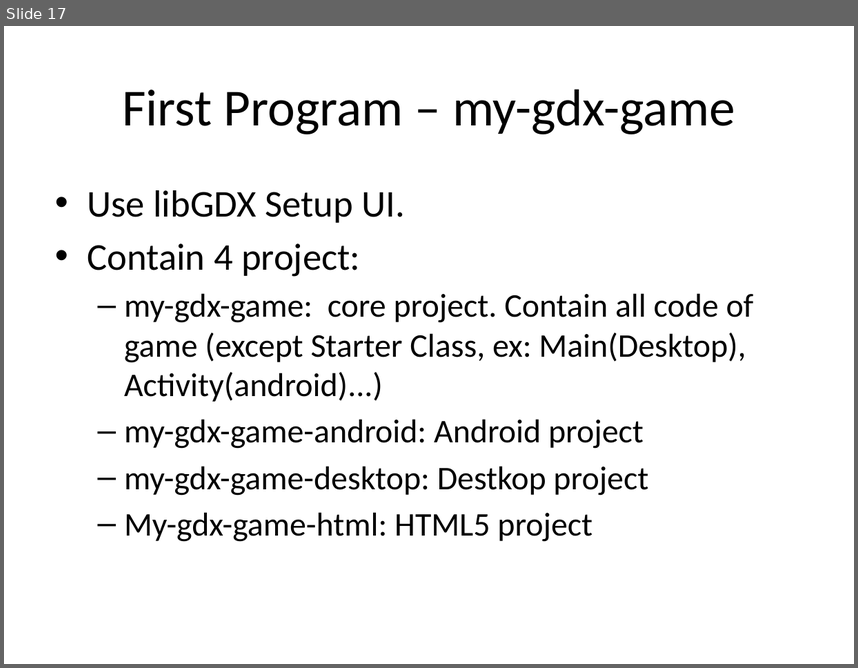
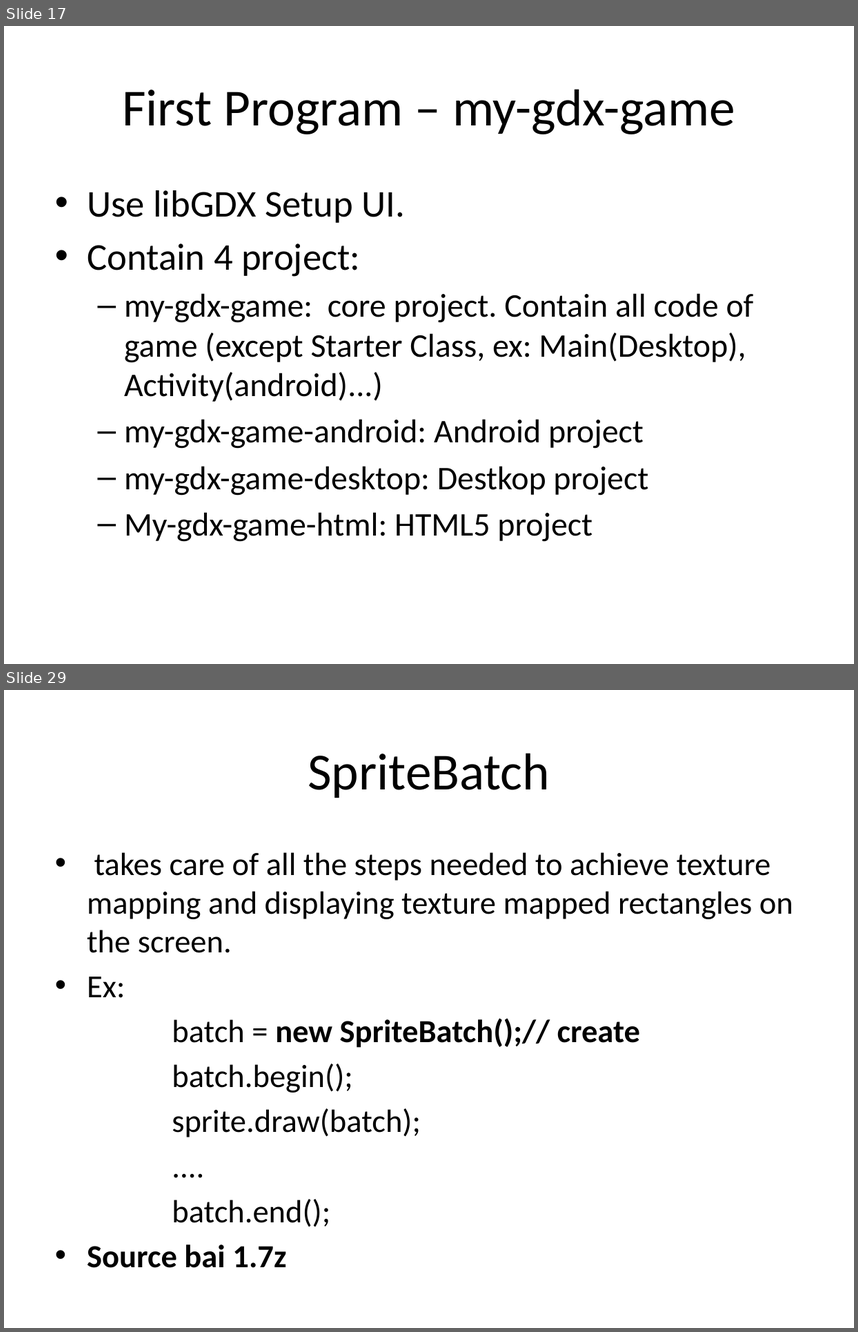
Before and after one commit to duchien85/my-gdxgame, a slide deck: Teaching/Bài 01 - Giới thiệu về Android, LibGdx.pptx. Shown one above the other, each under a label of ours: slide 17 before the commit, slides 17 and 29 after it; the slides between them are not shown. The pictures are 858x668 and 858x1332 pixels, drawn with LibreOffice and Linux fonts; fonts in the diff are those of the drawing. Boxes give left, top, right and bottom in pixels: in the first picture for what was removed or moved away, otherwise in the second. Text is boxed around its words. In the diff, an @@ line names an element or a change of style, - is before the commit and + after.

```diff
--- a/Teaching/Bài 01 - Giới thiệu về Android, LibGdx.pptx
+++ b/Teaching/Bài 01 - Giới thiệu về Android, LibGdx.pptx
@@ slide 29 added at [4,690,854,1328], background #FFFFFF @@
@@ title added at [308,753,550,798], 44 pt, text #000000 @@
+SpriteBatch
@@ text added at [87,852,793,1268], 27.2 pt, text #000000 @@
+• takes care of all the steps needed to achieve texture mapping and displaying texture mapped rectangles on the screen.
+• Ex:
+batch = new SpriteBatch();// create
+batch.begin();
+sprite.draw(batch);
+....
+batch.end();
+• Source bai 1.7z
```
Also in this commit, not shown: 66 other slides added, 1 other file.
